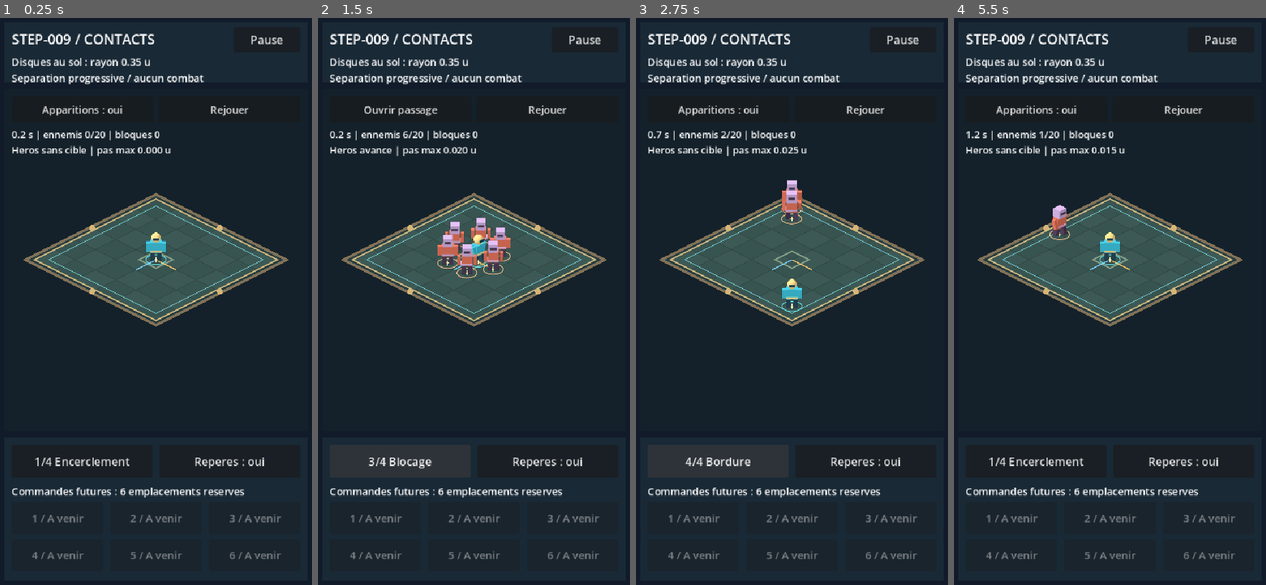
Above: before the commit, frames 1-4 (left to right).
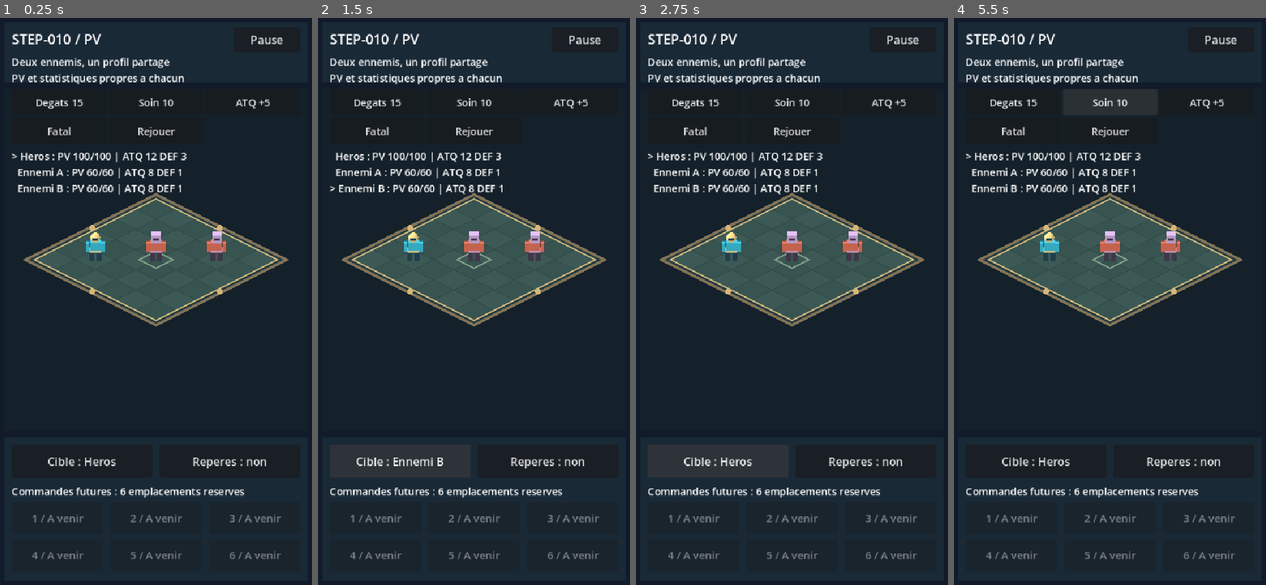
Above: after the commit, the same moments.

Repository: RobinArcangioli/gambit-arena
Game: Godot game, scene res://scenes/main.tscn
Two runs of this game, one before a commit and one after it. Both use one fixed random seed, a clock stepped at 60 frames per second and the inputs below.
Inputs (mouse positions are in pixels of both pictures, inside the frame that each line leads up to):
- Up to frame 1 (0.25 s): no input
- Up to frame 2 (1.5 s): click "1/4 Encerclement" (after the commit: "Cible : Heros") at 0.5 s; click "2/4 Poursuite" (after the commit: "Cible : Ennemi A") at 1.25 s
- Up to frame 3 (2.75 s): click "3/4 Blocage" (after the commit: "Cible : Ennemi B") at 2 s
- Up to frame 4 (5.5 s): click "4/4 Bordure" (after the commit: "Cible : Heros") at 2.75 s; click (1013, 103) at 3.5 s, where only the run after the commit has a clickable "Degats 15"; click "Rejouer" at 4.25 s; click (1110, 103) at 5 s, where only the run after the commit has a clickable "Soin 10"

The runs differ from the first frame. In frame 1, 5.3% of the frame differs, in the area x 3-87%, y 2-80%; in frame 2, 6.4%; in frame 3, 5.7%; in frame 4, 5.5%.

Commit message:
feat: [STEP-010] isoler les statistiques et PV des acteurs

Diff:
--- /dev/null
+++ b/data/actors/enemy.tres
@@ -0,0 +1,10 @@
+[gd_resource type="Resource" load_steps=2 format=3]
+
+[ext_resource type="Script" path="res://scripts/combat/actor_profile.gd" id="1"]
+
+[resource]
+script = ExtResource("1")
+max_health = 60
+attack = 8
+defense = 1
+move_speed = 0.9
--- /dev/null
+++ b/data/actors/hero.tres
@@ -0,0 +1,10 @@
+[gd_resource type="Resource" load_steps=2 format=3]
+
+[ext_resource type="Script" path="res://scripts/combat/actor_profile.gd" id="1"]
+
+[resource]
+script = ExtResource("1")
+max_health = 100
+attack = 12
+defense = 3
+move_speed = 1.2
--- /dev/null
+++ b/scenes/combat/stats_lab.tscn
@@ -0,0 +1,7 @@
+[gd_scene load_steps=3 format=3]
+
+[ext_resource type="PackedScene" path="res://scenes/arena/arena.tscn" id="1"]
+[ext_resource type="Script" path="res://scripts/combat/stats_lab.gd" id="2"]
+
+[node name="StatsLab" instance=ExtResource("1")]
+script = ExtResource("2")
--- a/scenes/main.tscn
+++ b/scenes/main.tscn
@@ -1,7 +1,7 @@
 [gd_scene load_steps=2 format=3 uid="uid://do6vxhog253vu"]
 
-[ext_resource type="PackedScene" path="res://scenes/crowd/crowd_lab.tscn" id="1_lab"]
+[ext_resource type="PackedScene" path="res://scenes/combat/stats_lab.tscn" id="1_lab"]
 
 [node name="Main" type="Node2D" unique_id=1193079028]
 
-[node name="CrowdLab" parent="." instance=ExtResource("1_lab")]
+[node name="StatsLab" parent="." instance=ExtResource("1_lab")]
--- /dev/null
+++ b/scenes/tests/actor_state_tests.tscn
@@ -0,0 +1,6 @@
+[gd_scene load_steps=2 format=3]
+
+[ext_resource type="Script" path="res://tests/test_actor_state.gd" id="1"]
+
+[node name="ActorStateTests" type="Node"]
+script = ExtResource("1")
--- /dev/null
+++ b/scripts/combat/actor_profile.gd
@@ -0,0 +1,6 @@
+extends Resource
+## Authoring data only. ActorState copies scalar values; never stores this Resource.
+@export var max_health: int = 100
+@export var attack: int = 12
+@export var defense: int = 3
+@export var move_speed: float = 1.2
--- /dev/null
+++ b/scripts/combat/actor_state.gd
@@ -0,0 +1,59 @@
+extends RefCounted
+## Runtime state owned by exactly one actor. No scene or rendering dependency.
+const ActorProfile = preload("res://scripts/combat/actor_profile.gd")
+signal health_changed(current: int, maximum: int)
+signal died
+signal stats_changed
+var _max_health: int = 1
+var _health: int = 1
+var _attack: int = 0
+var _defense: int = 0
+var _move_speed: float = 0.0
+var max_health: int:
+	get: return _max_health
+var health: int:
+	get: return _health
+var attack: int:
+	get: return _attack
+var defense: int:
+	get: return _defense
+var move_speed: float:
+	get: return _move_speed
+var alive: bool:
+	get: return _health > 0
+
+func _init(profile: ActorProfile = null) -> void:
+	if profile == null:
+		profile = ActorProfile.new()
+	_max_health = clampi(profile.max_health, 1, 1000000)
+	_health = _max_health
+	_attack = clampi(profile.attack, 0, 1000000)
+	_defense = clampi(profile.defense, 0, 1000000)
+	_move_speed = clampf(profile.move_speed, 0.0, 100.0) if is_finite(profile.move_speed) else 0.0
+
+func damage(amount: int) -> int:
+	# Receives final damage. Defense/action formulas belong to STEP-011.
+	if amount <= 0 or not alive:
+		return 0
+	var applied: int = mini(amount, _health)
+	_health -= applied
+	health_changed.emit(_health, _max_health)
+	if _health == 0:
+		died.emit()
+	return applied
+
+func heal(amount: int) -> int:
+	# A heal cannot resurrect. A reset constructs a fresh ActorState.
+	if amount <= 0 or not alive:
+		return 0
+	var applied: int = mini(amount, _max_health - _health)
+	if applied > 0:
+		_health += applied
+		health_changed.emit(_health, _max_health)
+	return applied
+
+func set_attack(value: int) -> void:
+	var bounded: int = clampi(value, 0, 1000000)
+	if _attack != bounded:
+		_attack = bounded
+		stats_changed.emit()
--- /dev/null
+++ b/scripts/combat/stats_actor.gd
@@ -0,0 +1,7 @@
+extends "res://scripts/hybrid/proxy_actor.gd"
+const ActorState = preload("res://scripts/combat/actor_state.gd")
+const ActorProfile = preload("res://scripts/combat/actor_profile.gd")
+var state := ActorState.new()
+
+func configure(profile: ActorProfile) -> void:
+	state = ActorState.new(profile)
--- /dev/null
+++ b/scripts/combat/stats_lab.gd
@@ -0,0 +1,119 @@
+extends "res://scripts/arena/arena.gd"
+const StatsActor = preload("res://scripts/combat/stats_actor.gd")
+const HERO_PROFILE = preload("res://data/actors/hero.tres")
+const ENEMY_PROFILE = preload("res://data/actors/enemy.tres")
+const NAMES: Array[String] = ["Heros", "Ennemi A", "Ennemi B"]
+var actors: Array[StatsActor] = []
+var controls: Array[Button] = []
+var readout: Label
+var selected: int = 0
+var setup_complete: bool = false
+
+func _ready() -> void:
+	super._ready()
+	$HUD/Title.text = "STEP-010 / PV"
+	$HUD/Description.text = "Deux ennemis, un profil partage
+PV et statistiques propres a chacun"
+	hero.hide()
+	enemy.hide()
+	hero.queue_free()
+	enemy.queue_free()
+	for caption in ["Degats 15", "Soin 10", "ATQ +5", "Fatal", "Rejouer"]:
+		var button := Button.new()
+		button.text = caption
+		button.focus_mode = Control.FOCUS_NONE
+		button.add_theme_font_size_override("font_size", 17)
+		hud.add_child(button)
+		controls.append(button)
+	for index in range(4):
+		controls[index].pressed.connect(_apply.bind(index))
+	controls[4].pressed.connect(_reset)
+	readout = Label.new()
+	readout.add_theme_font_size_override("font_size", 17)
+	readout.mouse_filter = Control.MOUSE_FILTER_IGNORE
+	hud.add_child(readout)
+	setup_complete = true
+	_update_layout()
+	_reset()
+
+func _update_layout() -> void:
+	super._update_layout()
+	if not setup_complete:
+		return
+	var cell: float = (safe_rect.size.x - 64) / 3.0
+	for index in range(controls.size()):
+		controls[index].position = Vector2(28 + (index % 3) * (cell + 4), 124 + int(index / 3.0) * 48)
+		controls[index].size = Vector2(cell, 44)
+	readout.position = Vector2(28, 224)
+
+func _reset() -> void:
+	for actor in actors:
+		actor.hide()
+		actor.queue_free()
+	actors.clear()
+	var points: Array[Vector2] = [Vector2(-1.5, 1.5), Vector2.ZERO, Vector2(1.5, -1.5)]
+	for index in range(3):
+		var actor := StatsActor.new()
+		actor.enemy = index > 0
+		actor.configure(HERO_PROFILE if index == 0 else ENEMY_PROFILE)
+		world.add_child(actor)
+		actor.position = Vector3(points[index].x, 0, points[index].y)
+		actor.pose(0.0, false, Vector2(1, 1))
+		actors.append(actor)
+	selected = 0
+	_present()
+	_update_buttons()
+
+func _apply(action: int) -> void:
+	if paused or not setup_complete:
+		return
+	var state = actors[selected].state
+	match action:
+		0: state.damage(15)
+		1: state.heal(10)
+		2: state.set_attack(state.attack + 5)
+		3: state.damage(state.max_health)
+	_present()
+
+func _present() -> void:
+	var lines: PackedStringArray = []
+	floor_canvas.feet.clear()
+	for index in range(actors.size()):
+		var actor = actors[index]
+		var state = actor.state
+		lines.append("%s%s : PV %d/%d | ATQ %d DEF %d%s" % ["> " if index == selected else "  ", NAMES[index], state.health, state.max_health, state.attack, state.defense, " / MORT" if not state.alive else ""])
+		actor.visible = state.alive
+		if state.alive:
+			floor_canvas.feet.append(actor.position)
+	readout.text = "\n".join(lines)
+	floor_canvas.queue_redraw()
+
+func _next_placement() -> void:
+	if paused or not setup_complete:
+		return
+	selected = (selected + 1) % actors.size()
+	_present()
+	_update_buttons()
+
+func _update_buttons() -> void:
+	super._update_buttons()
+	if not setup_complete:
+		return
+	position_button.text = "Cible : " + NAMES[selected]
+	for index in range(4):
+		controls[index].disabled = paused
+
+func _unhandled_key_input(event: InputEvent) -> void:
+	if event is InputEventKey:
+		var key_event := event as InputEventKey
+		if key_event.pressed and not key_event.echo:
+			match key_event.keycode:
+				KEY_D: _apply(0)
+				KEY_H: _apply(1)
+				KEY_T: _apply(2)
+				KEY_K: _apply(3)
+				KEY_R: _reset()
+				_:
+					super._unhandled_key_input(event)
+					return
+			get_viewport().set_input_as_handled()
--- /dev/null
+++ b/tests/test_actor_state.gd
@@ -0,0 +1,99 @@
+extends Node
+const ActorState = preload("res://scripts/combat/actor_state.gd")
+const ActorProfile = preload("res://scripts/combat/actor_profile.gd")
+const StatsActor = preload("res://scripts/combat/stats_actor.gd")
+const StatsLab = preload("res://scenes/combat/stats_lab.tscn")
+const ENEMY_PROFILE = preload("res://data/actors/enemy.tres")
+var checks: int = 0
+var failures: int = 0
+var deaths: int = 0
+var changes: int = 0
+
+func _check(condition: bool, message: String) -> void:
+	checks += 1
+	if not condition:
+		failures += 1
+		push_error("ActorState: " + message)
+
+func _ready() -> void:
+	var a := ActorState.new(ENEMY_PROFILE)
+	var b := ActorState.new(ENEMY_PROFILE)
+	a.died.connect(func() -> void: deaths += 1)
+	a.health_changed.connect(func(_current: int, _maximum: int) -> void: changes += 1)
+	_check(a != b and a.health == 60 and b.health == 60, "distinct state from same Resource")
+	_check(a.damage(15) == 15 and a.health == 45, "exact final damage")
+	_check(b.health == 60 and ENEMY_PROFILE.max_health == 60, "damage isolation")
+	a.set_attack(23)
+	_check(a.attack == 23 and b.attack == 8 and ENEMY_PROFILE.attack == 8, "stat isolation")
+	_check(a.heal(10) == 10 and a.health == 55, "healing")
+	_check(a.heal(1000000000) == 5 and a.health == 60, "overheal clamp")
+	var previous_changes: int = changes
+	_check(a.damage(-5) == 0 and a.damage(0) == 0 and a.heal(-5) == 0 and a.heal(0) == 0 and a.heal(5) == 0, "invalid and empty operations")
+	_check(changes == previous_changes, "no change signal for no-op")
+	_check(a.damage(1000000000) == 60 and a.health == 0 and not a.alive, "overkill clamp")
+	_check(a.damage(15) == 0 and a.heal(100) == 0 and a.health == 0, "dead actor cannot heal or take damage")
+	_check(deaths == 1 and changes == 4, "exact change and death notifications")
+	_check(b.alive and b.health == 60, "death isolation")
+	var profile := ActorProfile.new()
+	profile.max_health = 42
+	var snapshot := ActorState.new(profile)
+	profile.max_health = 900
+	profile.attack = 77
+	_check(snapshot.max_health == 42 and snapshot.health == 42 and snapshot.attack == 12, "profile changes do not mutate existing state")
+	profile.max_health = -8
+	profile.attack = -1
+	profile.defense = -1
+	profile.move_speed = NAN
+	var invalid := ActorState.new(profile)
+	_check(invalid.health == 1 and invalid.attack == 0 and invalid.defense == 0 and invalid.move_speed == 0.0, "invalid profile bounded")
+	invalid.set_attack(-20)
+	_check(invalid.attack == 0, "negative runtime attack bounded")
+	var crowd: Array[ActorState] = []
+	for index in range(20):
+		crowd.append(ActorState.new(ENEMY_PROFILE))
+		crowd[index].damage(index)
+	for index in range(20):
+		_check(crowd[index].health == 60 - index, "20 actors independent")
+	# Exercise the actual scene and command gates, including queued reset cleanup.
+	var lab = StatsLab.instantiate()
+	add_child(lab)
+	_check(lab.actors.size() == 3 and lab.actors[1].state != lab.actors[2].state, "scene owns separate enemy states")
+	lab.paused = false
+	lab.selected = 1
+	lab._apply(0)
+	lab._apply(2)
+	_check(lab.actors[1].state.health == 45 and lab.actors[2].state.health == 60 and lab.actors[1].state.attack == 13 and lab.actors[2].state.attack == 8, "scene damage and stats isolation")
+	lab._notification(NOTIFICATION_APPLICATION_FOCUS_OUT)
+	lab._apply(0)
+	lab._apply(1)
+	lab._apply(2)
+	lab._apply(3)
+	_check(lab.paused and lab.actors[1].state.health == 45 and lab.actors[1].state.attack == 13, "background pause gates every mutation")
+	lab._notification(NOTIFICATION_APPLICATION_RESUMED)
+	_check(lab.paused, "explicit resume required")
+	lab._toggle_pause()
+	lab._apply(3)
+	_check(not lab.actors[1].state.alive and not lab.actors[1].visible and lab.actors[2].visible, "dead presentation isolated")
+	lab._apply(1)
+	_check(lab.actors[1].state.health == 0, "scene heal cannot revive")
+	lab.paused = true
+	for index in range(10):
+		var old_actor = lab.actors[0]
+		lab._reset()
+		_check(old_actor.is_queued_for_deletion() and lab.paused and lab.actors[1].state.health == 60 and lab.actors[1].state.attack == 8, "reset replaces state and preserves pause")
+		await get_tree().process_frame
+	var count: int = 0
+	for child in lab.world.get_children():
+		if child is StatsActor:
+			count += 1
+	_check(count == 3, "no actor residue after 10 resets")
+	lab.queue_free()
+	await get_tree().process_frame
+	var result: String = "OK" if failures == 0 else "ECHEC"
+	var report: String = "STEP-010 / tests statistiques et PV\n%s : %d controles, %d echecs\nDetails dans Sortie / Debogueur.\nF8 pour arreter ; F5 pour le laboratoire." % [result, checks, failures]
+	print(report)
+	var label := Label.new()
+	label.position = Vector2(20, 30)
+	label.add_theme_font_size_override("font_size", 19)
+	label.text = report
+	add_child(label)
Not shown, changed: export_presets.cfg
Not shown, added: scripts/combat/actor_profile.gd.uid
Not shown, added: scripts/combat/actor_state.gd.uid
Not shown, added: scripts/combat/stats_actor.gd.uid
Not shown, added: scripts/combat/stats_lab.gd.uid
Not shown, added: tests/test_actor_state.gd.uid
Not shown, changed: ARCHITECTURE.md
Not shown, changed: PROJECT_STATUS.md
Not shown, changed: README.md
Not shown, changed: ROADMAP.md
Not shown, changed: docs/android.md
Not shown, changed: docs/backup.md
(and 3 more such lines)
